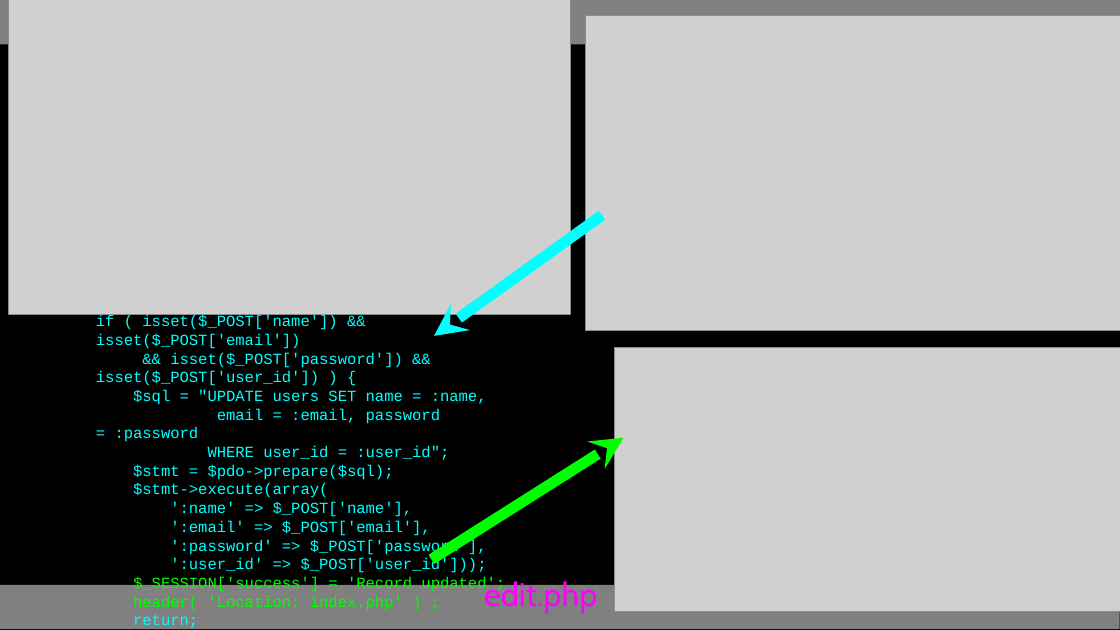
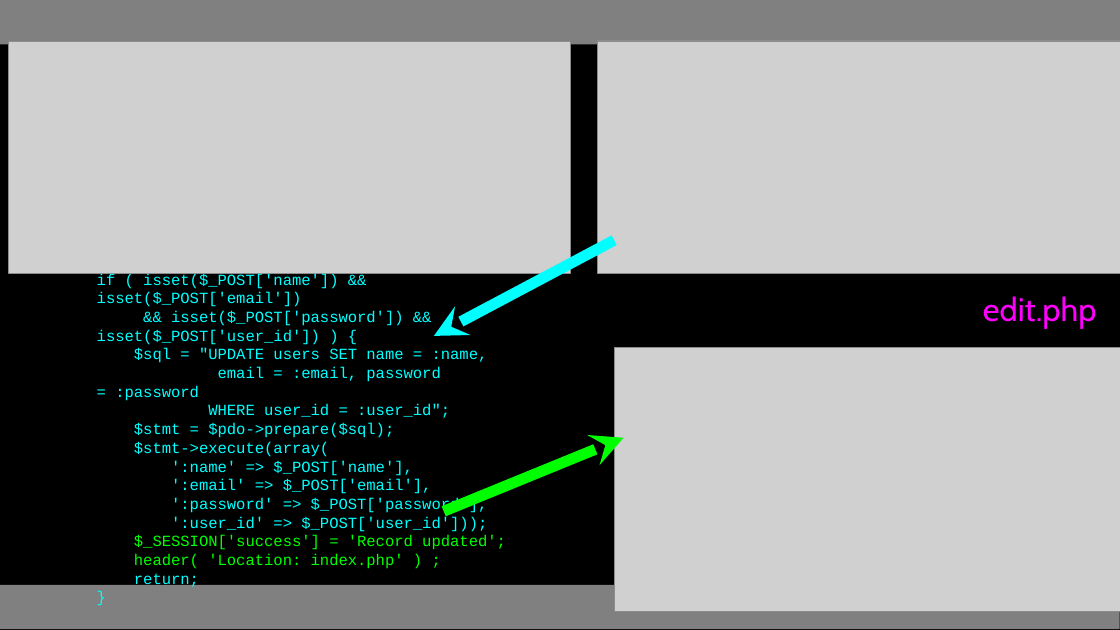
Before and after one commit to csev/wa4e, a slide deck: slide 15 of lectures/PHP-10-CRUD.ppt. Drawn at 1120x630 pixels with LibreOffice and Linux fonts; fonts in the diff are those of the drawing; grey boxes stand for pictures. Boxes give left, top, right and bottom in pixels: in the first picture for what was removed or moved away, otherwise in the second. Text is boxed around its words. In the diff, an @@ line names an element or a change of style, - is before the commit and + after.

```diff
--- a/lectures/PHP-10-CRUD.ppt
+++ b/lectures/PHP-10-CRUD.ppt
@@ picture: place and size @@
-picture at [9, 0, 570, 315]
+picture at [9, 41, 570, 273]
@@ picture: place and size @@
-picture at [586, 16, 1120, 330]
+picture at [598, 41, 1120, 273]
@@ arrow moved from (435, 336) - (603, 215) to (433, 336) - (614, 241) @@
@@ text "if ( isset($_POST['name']) && isset($_POST['email'])": place and size @@
-text "if ( isset($_POST['name']) && isset($_POST['email'])" at [96, 333, 505, 630]
+text "if ( isset($_POST['name']) && isset($_POST['email'])" at [97, 292, 506, 589]
@@ text "edit.php": place and size @@
-text "edit.php" at [484, 579, 598, 614]
+text "edit.php" at [983, 296, 1097, 329]
@@ arrow moved from (624, 438) - (431, 560) to (624, 438) - (444, 512) @@
```
Also in this commit, not shown: 12 other slides changed, 1 slide added, 1 slide removed, 4 other files.
